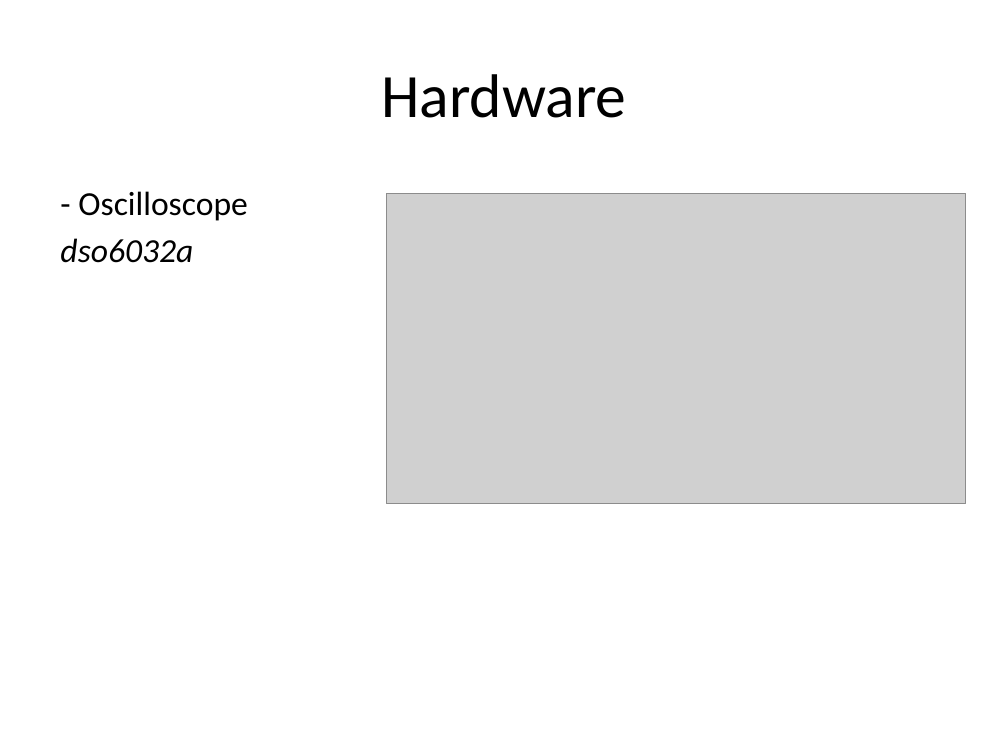
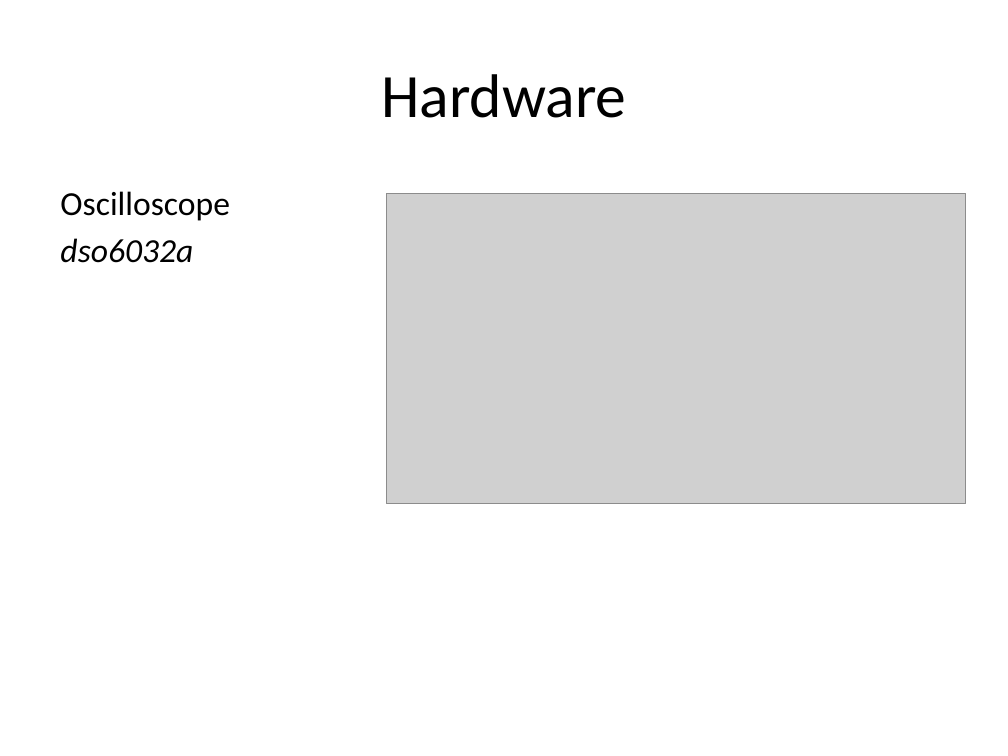
Before and after one commit to doctoboggan/DeathRay, a slide deck: slide 12 of manuals/desReview.pptx (slide 14 before the commit). Drawn at 1008x756 pixels with LibreOffice and Linux fonts; fonts in the diff are those of the drawing; grey boxes stand for pictures. Boxes give left, top, right and bottom in pixels: in the first picture for what was removed or moved away, otherwise in the second. Text is boxed around its words. In the diff, an @@ line names an element or a change of style, - is before the commit and + after.

```diff
--- a/manuals/desReview.pptx
+++ b/manuals/desReview.pptx
@@ text at [60, 191, 230, 221]: text changed @@
-- Oscilloscope
+Oscilloscope
```
Also in this commit, not shown: 10 other slides changed, 5 slides added, 2 slides removed.
